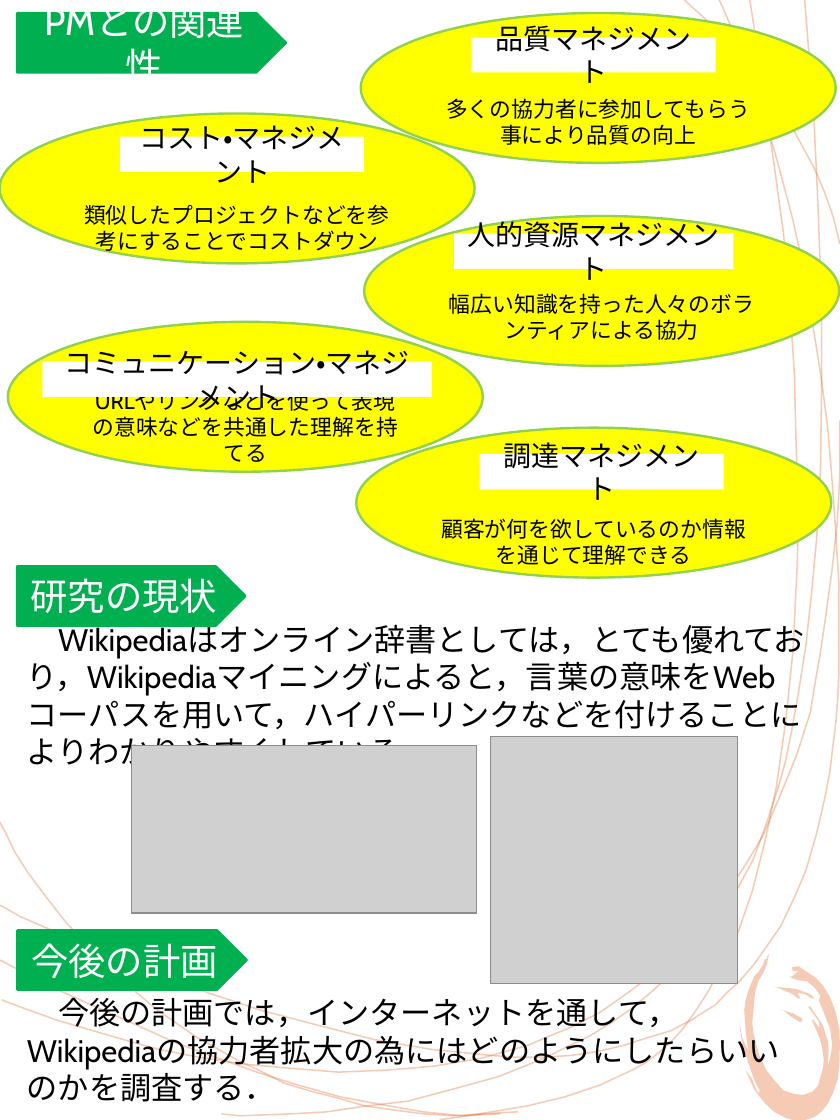
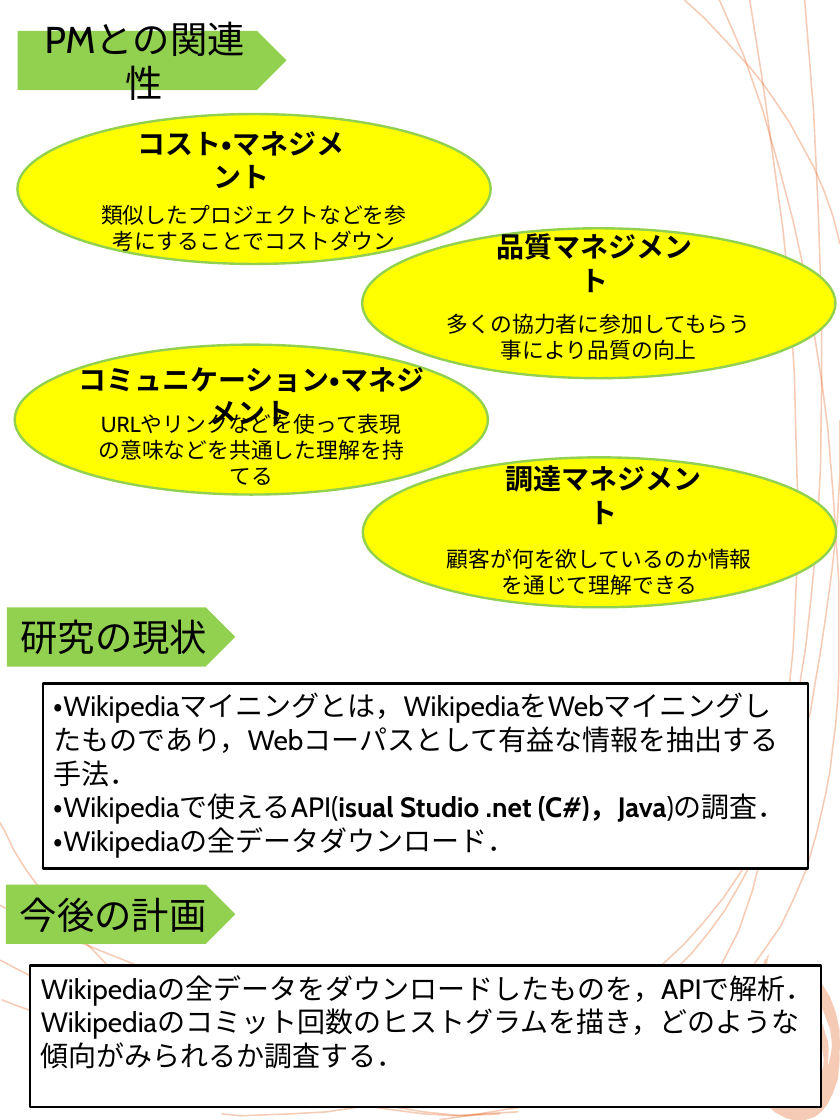
Before and after one commit to keimatsui/kadai, a slide deck: slide 2 of 課題研究/2013/曽我勇貴/ポスター.pptx. Drawn at 840x1120 pixels with LibreOffice and Linux fonts; fonts in the diff are those of the drawing; grey boxes stand for pictures; background and template pictures are left out. Boxes give left, top, right and bottom in pixels: in the first picture for what was removed or moved away, otherwise in the second. Text is boxed around its words. In the diff, an @@ line names an element or a change of style, - is before the commit and + after.

Commit message:
ポスター更新しました．
修正お願いします．

```diff
--- a/課題研究/2013/曽我勇貴/ポスター.pptx
+++ b/課題研究/2013/曽我勇貴/ポスター.pptx
@@ pentagon arrow "PMとの関連性": place and size @@
-pentagon arrow "PMとの関連性" at <box>17,13,286,73</box>
+pentagon arrow "PMとの関連性" at <box>18,31,287,91</box>
@@ ellipse "類似したプロジェクトなどを参考にすることでコストダウン": place and size @@
-ellipse "類似したプロジェクトなどを参考にすることでコストダウン" at <box>0,113,475,263</box>
+ellipse "類似したプロジェクトなどを参考にすることでコストダウン" at <box>18,114,492,264</box>
@@ text "コスト・マネジメント": place and size @@
-text "コスト・マネジメント" at <box>120,137,364,171</box>
+text "コスト・マネジメント" at <box>138,131,345,189</box>
@@ ellipse "多くの協力者に参加してもらう事により品質の向上": place and size @@
-ellipse "多くの協力者に参加してもらう事により品質の向上" at <box>361,13,836,164</box>
+ellipse "多くの協力者に参加してもらう事により品質の向上" at <box>362,228,836,379</box>
@@ ellipse removed at <box>364,216,839,366</box> @@
-幅広い知識を持った人々のボランティアによる協力
@@ rectangle removed at <box>455,234,734,269</box> @@
-人的資源マネジメント
@@ bold on; fill #FFFFFF to none in 3 elements at <box>138,131,345,189</box>, <box>506,461,702,525</box>, <box>497,229,693,293</box> @@
@@ text "品質マネジメント": place and size @@
-text "品質マネジメント" at <box>472,37,716,72</box>
+text "品質マネジメント" at <box>497,229,693,293</box>
@@ ellipse "URLやリンクなどを使って表現の意味などを共通した理解を持てる": place and size @@
-ellipse "URLやリンクなどを使って表現の意味などを共通した理解を持てる" at <box>8,321,483,472</box>
+ellipse "URLやリンクなどを使って表現の意味などを共通した理解を持てる" at <box>15,345,488,495</box>
@@ rectangle "コミュニケーション・マネジメント": place and size @@
-rectangle "コミュニケーション・マネジメント" at <box>43,362,431,396</box>
+rectangle "コミュニケーション・マネジメント" at <box>57,379,445,413</box>
@@ rectangle "コミュニケーション・マネジメント" at <box>57,379,445,413</box>: bold on; fill #FFFFFF to #FFFF00 @@
@@ ellipse "顧客が何を欲しているのか情報を通じて理解できる": place and size @@
-ellipse "顧客が何を欲しているのか情報を通じて理解できる" at <box>356,428,831,578</box>
+ellipse "顧客が何を欲しているのか情報を通じて理解できる" at <box>363,457,837,607</box>
@@ text "調達マネジメント": place and size @@
-text "調達マネジメント" at <box>479,455,724,489</box>
+text "調達マネジメント" at <box>506,461,702,525</box>
@@ pentagon arrow "研究の現状": place and size @@
-pentagon arrow "研究の現状" at <box>17,567,245,626</box>
+pentagon arrow "研究の現状" at <box>7,607,235,666</box>
@@ text removed at <box>27,625,805,772</box> @@
-Wikipediaはオンライン辞書としては，とても優れており，Wikipediaマイニングによると，言葉の意味をWebコーパスを用いて，ハイパーリンクなどを付けることによりわかりやすくしている．
@@ rectangle added at <box>43,683,808,868</box>, fill #FFFFFF, outline #000000 1.54 pt, 18 pt, text #000000 @@
+・Wikipediaマイニングとは，WikipediaをWebマイニングしたものであり，Webコーパスとして有益な情報を抽出する手法．
+・Wikipediaで使えるAPI(isual Studio .net (C#)，Java)の調査．
+・Wikipediaの全データダウンロード．
@@ picture removed at <box>131,745,477,913</box> @@
@@ picture removed at <box>491,736,737,982</box> @@
@@ text colour #FFFFFF to #000000; fill #00B050 to #92D050; outline #00B050 1.54 pt to none in 3 elements at <box>18,31,287,91</box>, <box>7,607,235,666</box>, <box>6,885,235,944</box> @@
@@ pentagon arrow "今後の計画": place and size @@
-pentagon arrow "今後の計画" at <box>18,931,248,990</box>
+pentagon arrow "今後の計画" at <box>6,885,235,944</box>
@@ rectangle added at <box>30,965,821,1107</box>, fill #FFFFFF, outline #000000 1.54 pt, 18 pt, text #000000 @@
+Wikipediaの全データをダウンロードしたものを，APIで解析．
+Wikipediaのコミット回数のヒストグラムを描き，どのような傾向がみられるか調査する．
@@ freeform shape removed at <box>774,987,813,998</box> @@
@@ text removed at <box>58,993,678,1033</box> @@
-今後の計画では，インターネットを通して，Wikipediaの協力者拡大の為にはどのようにしたらいいのかを調査する．
@@ freeform shape removed at <box>781,1010,802,1021</box> @@
```
Also in this commit, not shown: 1 slide added, 1 slide removed, 1 other file.
